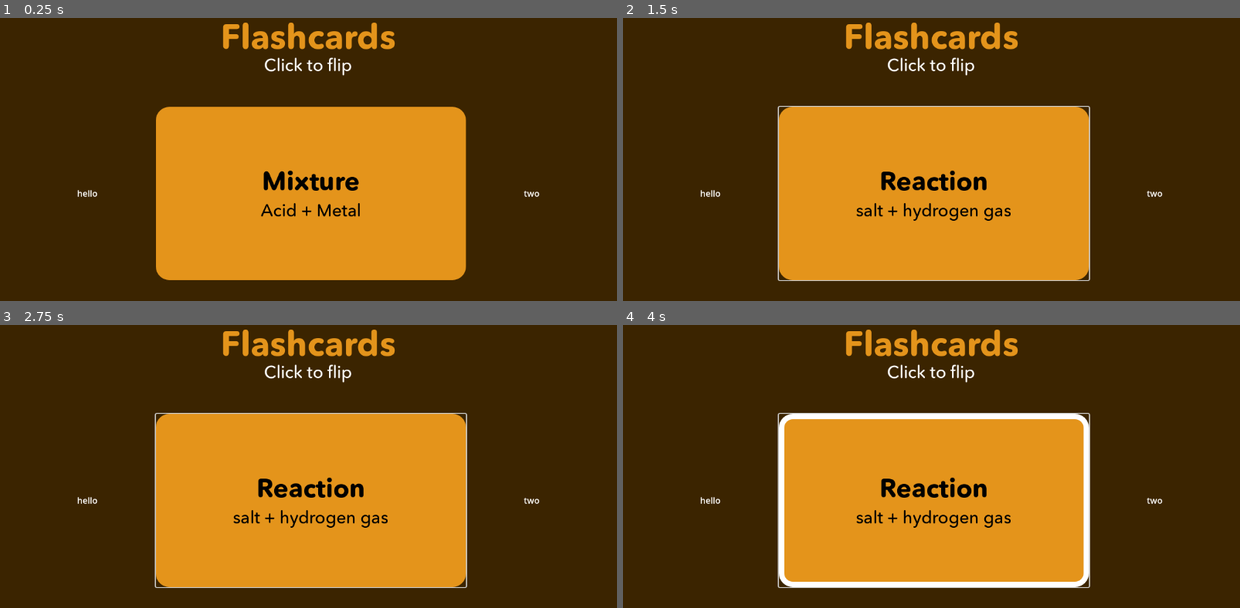
Above: before the commit, frames 1-4 (two rows, left to right).
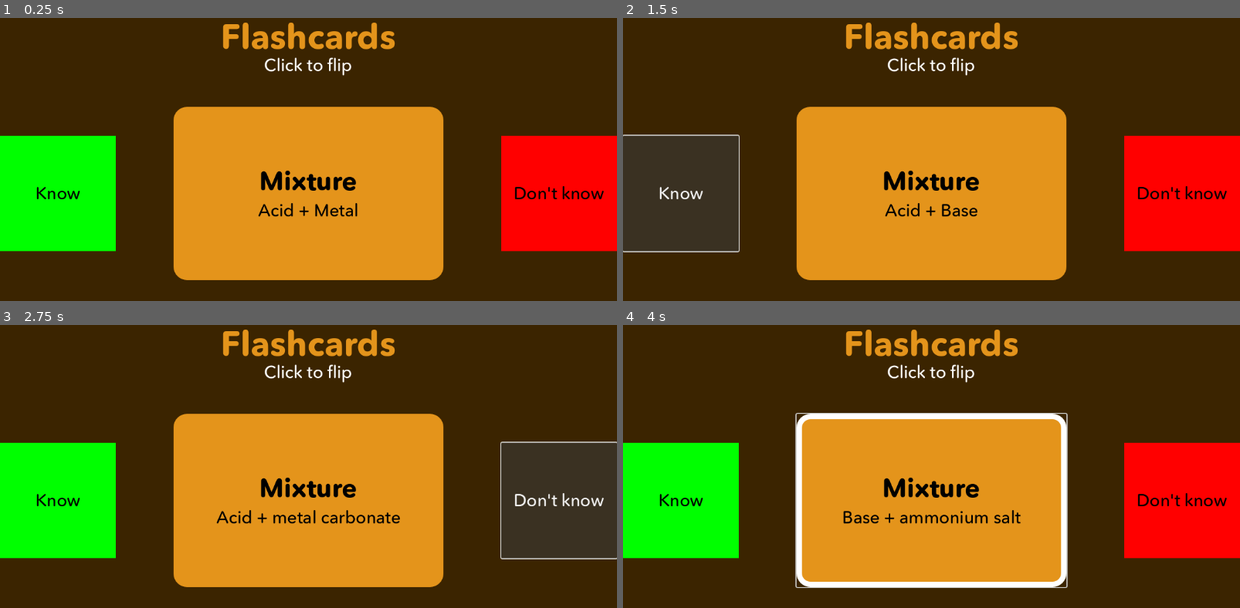
Above: after the commit, the same moments.

Repository: PhyoTP/multicards-arcade
Game: Godot game, scene res://Flashcards.tscn
Same seed, same stepped clock (60 frames per second), same inputs: the game is played once before the commit and once after it. This scene is started directly instead of the project's main scene.
Inputs (mouse positions are in pixels of both pictures, inside the frame that each line leads up to):
- Up to frame 1 (0.25 s): no input
- Up to frame 2 (1.5 s): click (931, 193) at 0.5 s; click (678, 193) at 1.25 s, where only the run after the commit has a clickable "Know"
- Up to frame 3 (2.75 s): click (561, 500) at 2 s, where only the run after the commit has a clickable "Don't know"
- Up to frame 4 (4 s): tap Enter at 2.75, 3.5 s; move the mouse to (1067, 441) at 2.77 s; hold Right 2.78-3.53 s; tap Alt at 2.85 s; move the mouse to (808, 474) at 3.52 s; hold Down from 3.53 s (still down); tap Shift at 3.6 s

The runs differ from the first frame. In frame 1, 21% of the frame differs, in the area x 0-100%, y 31-93%; in frame 2, 22%; in frame 3, 22%; in frame 4, 22%.

Commit message:
Enhance Flashcards functionality with new buttons and improved card handling

Diff:
--- a/Flashcards.tscn
+++ b/Flashcards.tscn
@@ -1,9 +1,15 @@
-[gd_scene load_steps=5 format=3 uid="uid://wcif8ok4jvjr"]
+[gd_scene load_steps=7 format=3 uid="uid://wcif8ok4jvjr"]
 
 [ext_resource type="Theme" uid="uid://fx8rk3uqw885" path="res://themes/big_button.tres" id="1_21x8f"]
 [ext_resource type="Script" uid="uid://bwimc6opbc554" path="res://flashcards.gd" id="1_biq8x"]
 [ext_resource type="Theme" uid="uid://xyo7pwdpgfku" path="res://themes/text.tres" id="2_biq8x"]
 [ext_resource type="Theme" uid="uid://dlxjiwsk6r3y5" path="res://themes/header.tres" id="3_05mbd"]
+
+[sub_resource type="StyleBoxFlat" id="StyleBoxFlat_05mbd"]
+bg_color = Color(0, 1, 0, 1)
+
+[sub_resource type="StyleBoxFlat" id="StyleBoxFlat_s0rcw"]
+bg_color = Color(1, 0, 0, 1)
 
 [node name="Control" type="Control"]
 layout_mode = 3
@@ -40,7 +46,7 @@
 vertical_alignment = 1
 
 [node name="HBoxContainer" type="HBoxContainer" parent="."]
-custom_minimum_size = Vector2(864, 324)
+custom_minimum_size = Vector2(1152, 324)
 layout_mode = 1
 anchors_preset = 7
 anchor_left = 0.5
@@ -56,17 +62,22 @@
 theme_override_constants/separation = 108
 alignment = 1
 
-[node name="Label" type="Label" parent="HBoxContainer"]
+[node name="KnowButton" type="Button" parent="HBoxContainer"]
+custom_minimum_size = Vector2(216, 216)
 layout_mode = 2
-text = "hello"
+size_flags_vertical = 4
+theme = ExtResource("2_biq8x")
+theme_override_colors/font_color = Color(0, 0, 0, 1)
+theme_override_styles/normal = SubResource("StyleBoxFlat_05mbd")
+text = "Know"
 
-[node name="Button" type="Button" parent="HBoxContainer"]
+[node name="CardButton" type="Button" parent="HBoxContainer"]
 custom_minimum_size = Vector2(108, 108)
 layout_mode = 2
 size_flags_horizontal = 3
 theme = ExtResource("1_21x8f")
 
-[node name="HBoxContainer" type="HBoxContainer" parent="HBoxContainer/Button"]
+[node name="HBoxContainer" type="HBoxContainer" parent="HBoxContainer/CardButton"]
 layout_mode = 1
 anchors_preset = 15
 anchor_right = 1.0
@@ -76,6 +87,48 @@
 theme_override_constants/separation = 32
 alignment = 1
 
-[node name="Label2" type="Label" parent="HBoxContainer"]
+[node name="KnowButton2" type="Button" parent="HBoxContainer"]
+custom_minimum_size = Vector2(216, 216)
 layout_mode = 2
-text = "two"
+size_flags_vertical = 4
+theme = ExtResource("2_biq8x")
+theme_override_colors/font_color = Color(0, 0, 0, 1)
+theme_override_styles/normal = SubResource("StyleBoxFlat_s0rcw")
+text = "Don't know"
+
+[node name="HBoxContainer2" type="HBoxContainer" parent="."]
+visible = false
+custom_minimum_size = Vector2(0, 432)
+layout_mode = 1
+anchors_preset = 12
+anchor_top = 1.0
+anchor_right = 1.0
+anchor_bottom = 1.0
+offset_top = -31.0
+grow_horizontal = 2
+grow_vertical = 0
+theme_override_constants/separation = 50
+alignment = 1
+
+[node name="RestartButton" type="Button" parent="HBoxContainer2"]
+custom_minimum_size = Vector2(324, 324)
+layout_mode = 2
+size_flags_vertical = 4
+theme = ExtResource("1_21x8f")
+text = "Restart"
+
+[node name="RestartButton2" type="Button" parent="HBoxContainer2"]
+custom_minimum_size = Vector2(324, 324)
+layout_mode = 2
+size_flags_vertical = 4
+theme = ExtResource("1_21x8f")
+text = "Restart with unknown"
+autowrap_mode = 3
+
+[node name="BackButton" type="Button" parent="."]
+visible = false
+layout_mode = 0
+offset_right = 8.0
+offset_bottom = 8.0
+theme = ExtResource("2_biq8x")
+text = "<Back"
--- a/flashcards.gd
+++ b/flashcards.gd
@@ -1,27 +1,63 @@
 extends Control
 
 var chosenSides: Dictionary = {_front=["Mixture"], _back=["Reaction"]}
-var cards: Array = [{ "id": "36C88CA0-3E04-4 …(502 unchanged characters)…
+var all_cards: Array = [{ "id": "36C88CA0-3E04-4 …(502 unchanged characters)…
+var cards = all_cards
 var index = 0
 @onready var sub_side = preload("res://flashcardsubside.tscn")
-@onready var button = $HBoxContainer/Button
+@onready var card_button = $HBoxContainer/CardButton
+@onready var k_button = $HBoxContainer/KnowButton
+@onready var dk_button = $HBoxContainer/KnowButton2
+var known = []
+var dontKnown = []
 var flipped = false
 func _ready() -> void:
 	print(cards)
 	_set_card(chosenSides._front)
-	button.pressed.connect(_flip_card)
+	card_button.pressed.connect(_flip_card)
+	k_button.pressed.connect(_next.bind(true))
+	dk_button.pressed.connect(_next.bind(false))
+	$HBoxContainer2/RestartButton.pressed.connect(_restart.bind(false))
+	$HBoxContainer2/RestartButton2.pressed.connect(_restart.bind(true))
 func _set_card(sides: Array):
+	for child in card_button.get_child(0).get_children():
+		child.queue_free()
 	for i in sides:
 		var new_sub = sub_side.instantiate()
 		new_sub.get_child(0).text = i
 		new_sub.get_child(1).text = cards[index].sides[i]
-		button.get_child(0).add_child(new_sub)
+		card_button.get_child(0).add_child(new_sub)
 func _flip_card():
-	print("flipped")
-	for child in button.get_child(0).get_children():
-		child.queue_free()
 	if not flipped:
 		_set_card(chosenSides._back)
 	else:
 		_set_card(chosenSides._front)
 	flipped = !flipped
+func _next(know: bool):
+	if know:
+		known.append(cards[index])
+	else:
+		dontKnown.append(cards[index])
+	index += 1
+	if index < cards.size():
+		_set_card(chosenSides._front)
+		flipped = false
+	else:
+		$Label2.text = "You got " + str(all_cards.size()-dontKnown.size()) + " out of " + str(all_cards.size()) + " correct!"
+		$HBoxContainer.visible = false
+		$HBoxContainer2.visible = true
+		$HBoxContainer2/RestartButton2.visible = dontKnown.size() > 0
+
+func _restart(dk: bool):
+	$HBoxContainer2.visible = false
+	$HBoxContainer.visible = true
+	$Label2.text = "Click to flip"
+	index = 0
+	if dk:
+		cards = dontKnown
+	else:
+		cards = all_cards
+	known = []
+	dontKnown = []
+	_set_card(chosenSides._front)
+	flipped = false
